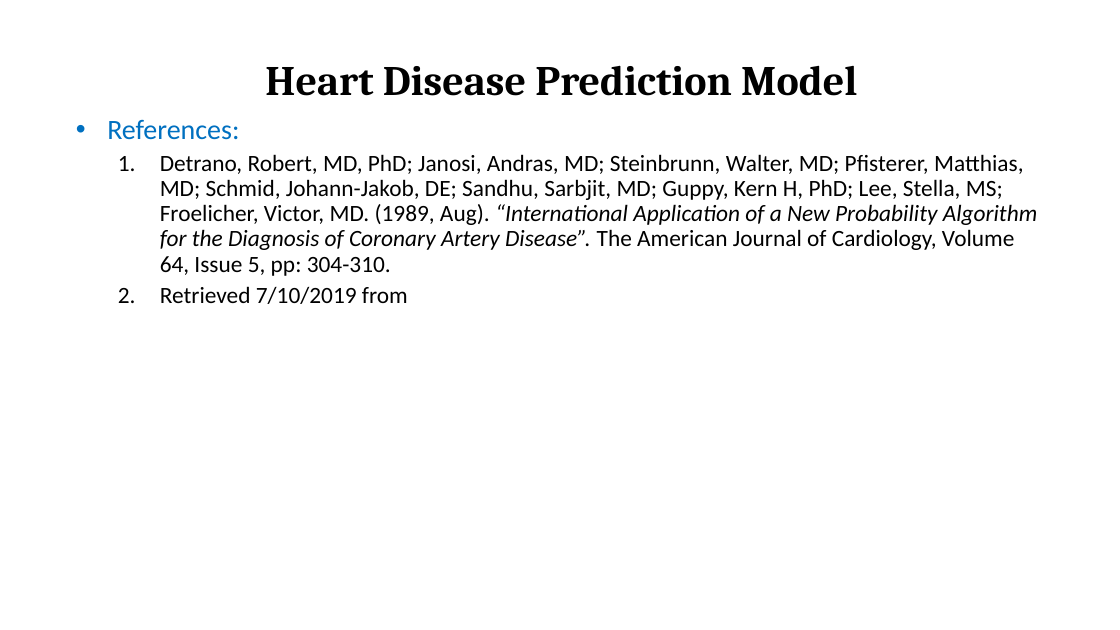
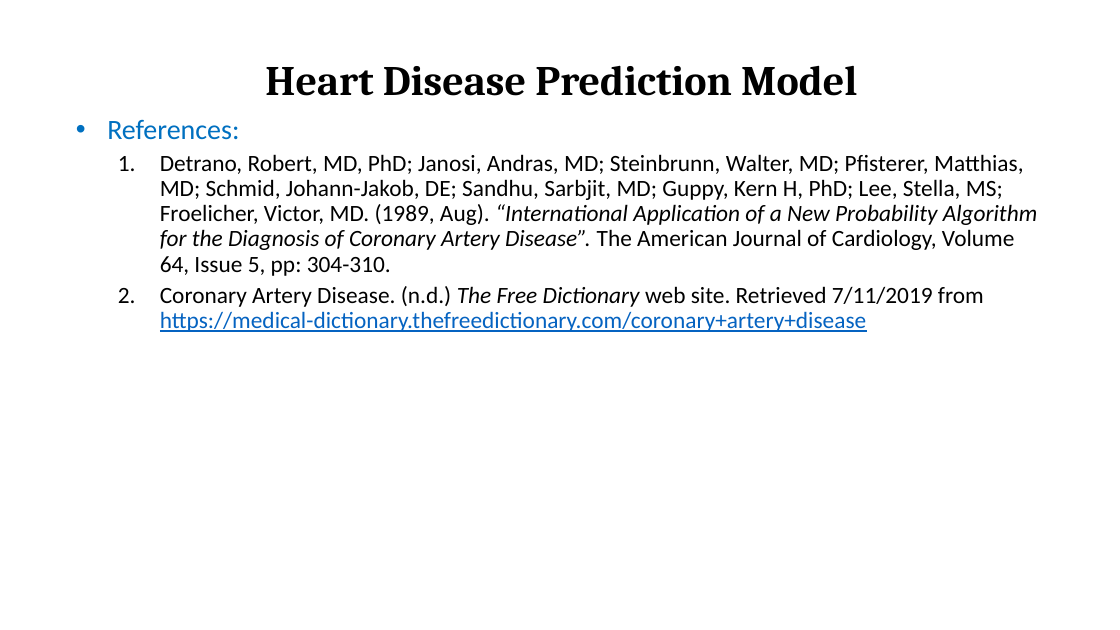
Before and after one commit to Ophelia82/Heart-Disease-Predictive-Model, a slide deck: slide 18 of Heart Disease Presentation.pptx. Drawn at 1120x630 pixels with LibreOffice and Linux fonts; fonts in the diff are those of the drawing. Boxes give left, top, right and bottom in pixels: in the first picture for what was removed or moved away, otherwise in the second. Text is boxed around its words. In the diff, an @@ line names an element or a change of style, - is before the commit and + after.

```diff
--- a/Heart Disease Presentation.pptx
+++ b/Heart Disease Presentation.pptx
@@ subtitle at [160, 286, 984, 332]: text changed @@
-  2. Retrieved 7/10/2019 from
+  2. Coronary Artery Disease. (n.d.) The Free Dictionary web site. Retrieved 7/11/2019 from https://medical-dictionary.thefreedictionary.com/coronary+artery+disease
```
Also in this commit, not shown: 1 other slide changed.
